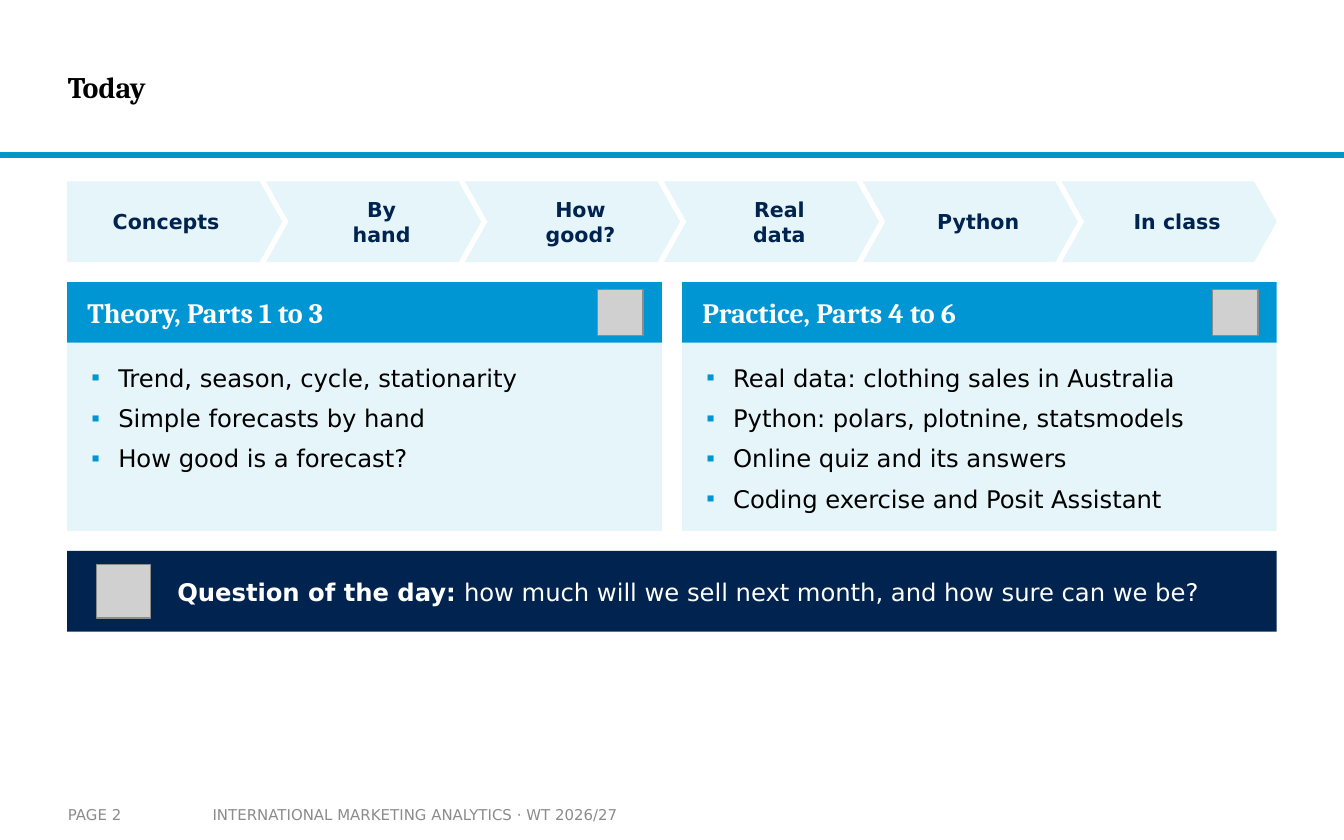
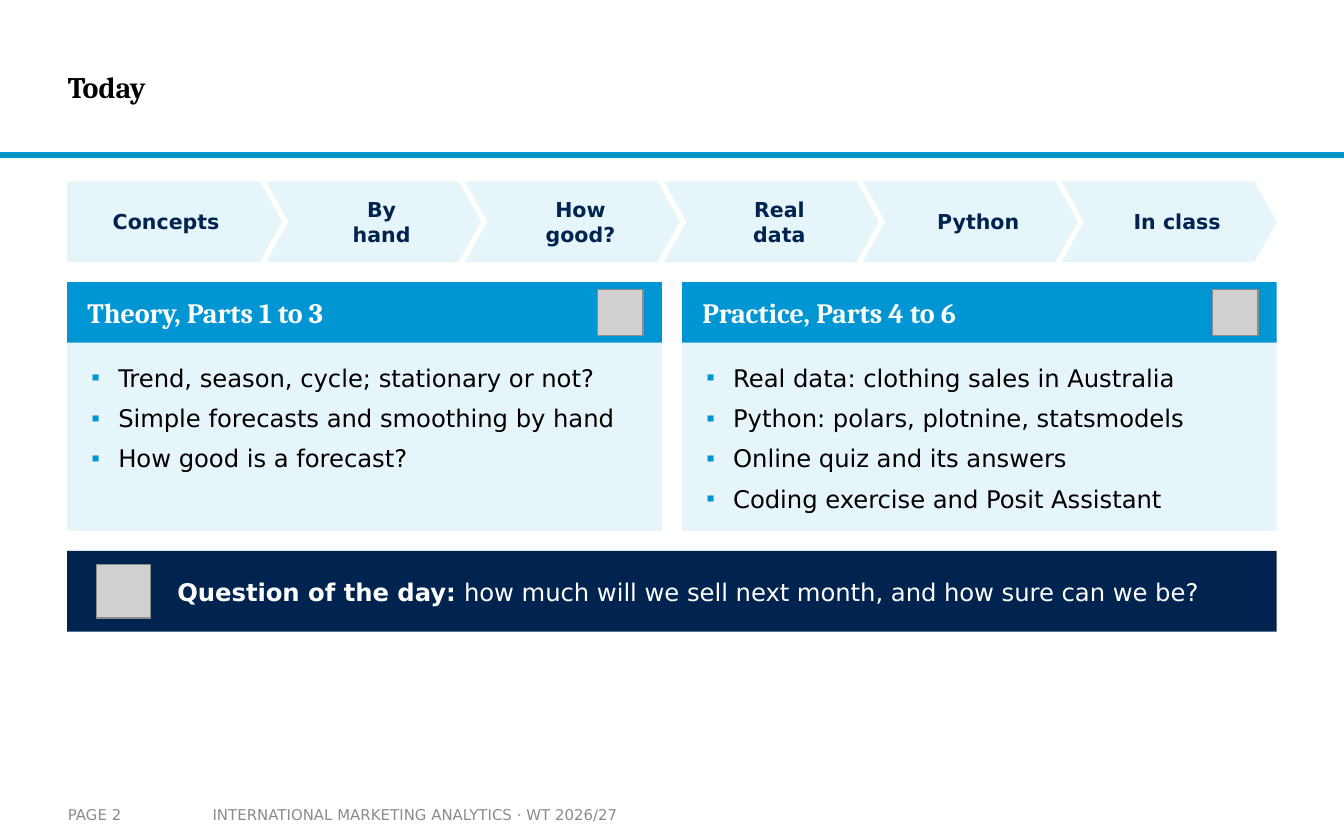
Before and after one commit to arnefloh-wu/international-marketing-analytics-teaching, a slide deck: slide 2 of slides/forecasting-and-time-series_WT26-27.pptx. Drawn at 1344x840 pixels with LibreOffice and Linux fonts; fonts in the diff are those of the drawing; grey boxes stand for pictures; background and template pictures are left out. Boxes give left, top, right and bottom in pixels: in the first picture for what was removed or moved away, otherwise in the second. Text is boxed around its words. In the diff, an @@ line names an element or a change of style, - is before the commit and + after.

```diff
--- a/slides/forecasting-and-time-series_WT26-27.pptx
+++ b/slides/forecasting-and-time-series_WT26-27.pptx
@@ text at <box>118,368,614,432</box>: text changed @@
-▪ Trend, season, cycle, stationarity
-▪ Simple forecasts by hand
+▪ Trend, season, cycle; stationary or not?
+▪ Simple forecasts and smoothing by hand
```
Also in this commit, not shown: 10 other slides changed, 4 slides added, 3 other files.
